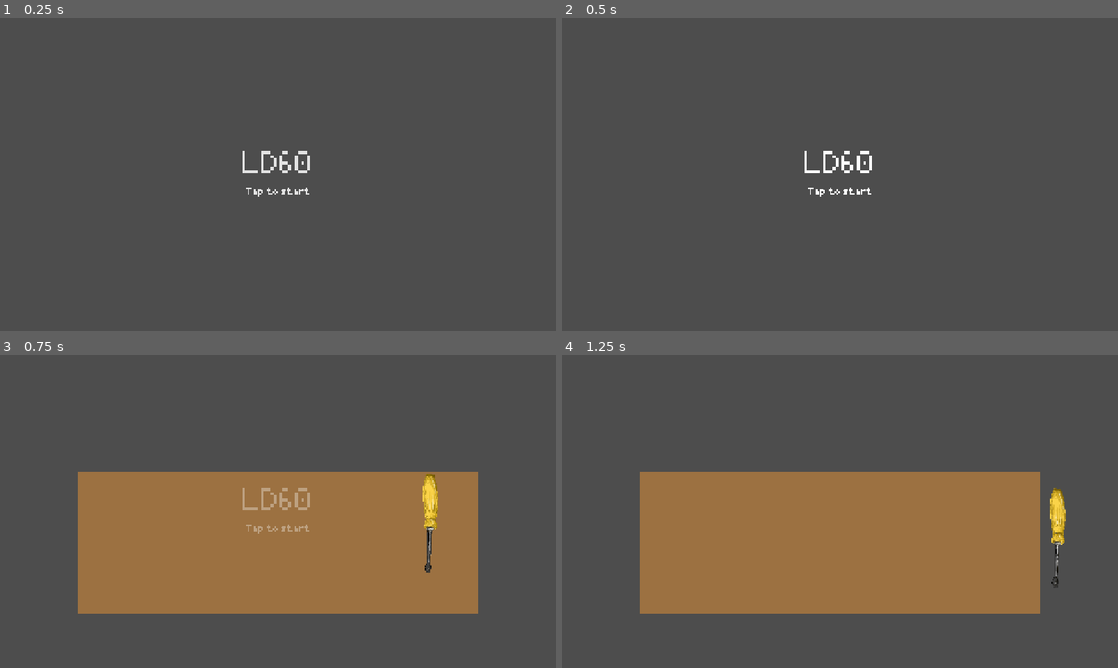
Above: before the commit, frames 1-4 (two rows, left to right).
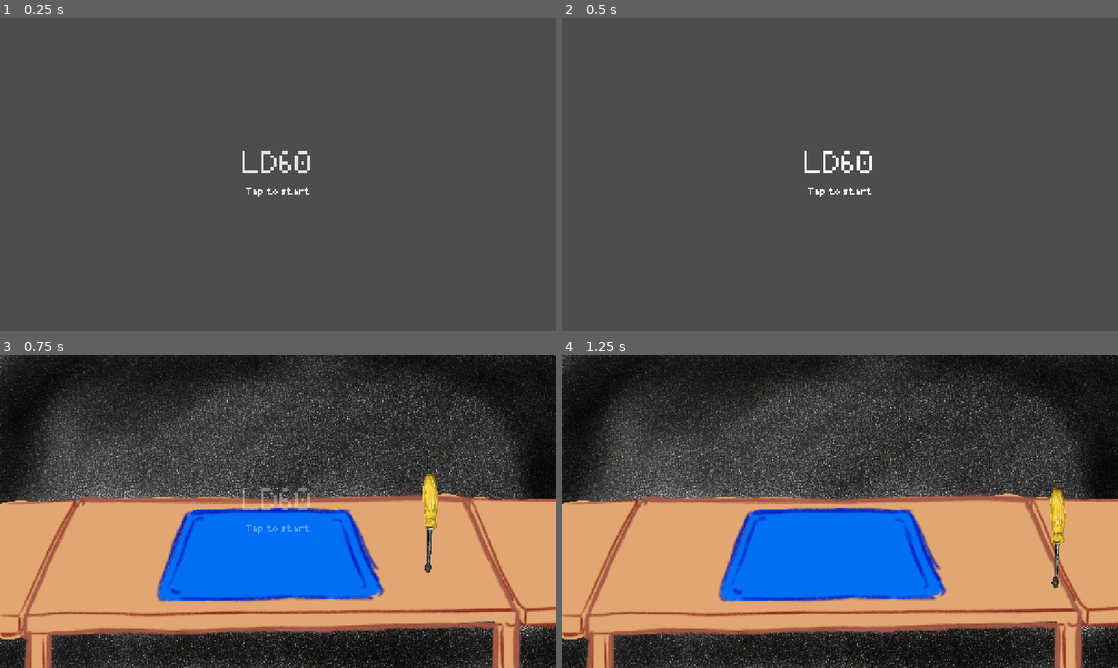
Above: after the commit, the same moments.

Repository: levilindsey/ld60
Game: Godot game, scene res://src/core/main.tscn
Two runs of this game, one before a commit and one after it. Both use one fixed random seed, a clock stepped at 60 frames per second and the inputs below.
Inputs (mouse positions are in pixels of both pictures, inside the frame that each line leads up to):
- Up to frame 1 (0.25 s): no input
- Up to frame 2 (0.5 s): no input
- Up to frame 3 (0.75 s): tap Enter at 0.5 s; move the mouse to (400, 495) at 0.52 s; hold Right (move_right) from 0.53 s (still down); hold Space (ability) from 0.53 s (still down); click (400, 495) at 0.67 s
- Up to frame 4 (1.25 s): keep holding Right (move_right); keep holding Space (ability); tap Z (jump) at 0.77 s

Frames 1-2 are identical in both runs. In frame 3, 87% of the frame differs, in the area x 0-100%, y 0-100%; in frame 4, 87%.

Commit message:
Replace desk placeholder with background image
The level now draws assets/images/props/background.png (1920x1080,
scaled to the 1280x720 viewport) as a non-interactive Sprite2D. The
demo level drops its own placeholder backdrop.

Diff:
--- a/src/level/level.tscn
+++ b/src/level/level.tscn
@@ -3,6 +3,7 @@
 [ext_resource type="Script" uid="uid://bqj50lqds4nhs" path="res://src/level/level.gd" id="1_la7um"]
 [ext_resource type="Script" uid="uid://3xax4i6teywv" path="res://src/level/camera_shaker.gd" id="2_xv147"]
 [ext_resource type="Script" uid="uid://bfo0vmq35oagd" path="res://src/level/tool_holder.gd" id="3_af42n"]
+[ext_resource type="Texture2D" path="res://assets/images/props/background.png" id="4_background"]
 
 [sub_resource type="CircleShape2D" id="CircleShape2D_giktf"]
 radius = 34.058773
@@ -18,13 +19,9 @@
 camera = NodePath("../Camera2D")
 metadata/_custom_type_script = "uid://3xax4i6teywv"
 
-[node name="DeskPlaceholder" type="ColorRect" parent="." unique_id=1889668480]
-offset_left = -460.0
-offset_top = -92.0
-offset_right = 461.0
-offset_bottom = 236.0
-mouse_filter = 2
-color = Color(0.61, 0.4448934, 0.25620002, 1)
+[node name="Background" type="Sprite2D" parent="."]
+scale = Vector2(0.6666667, 0.6666667)
+texture = ExtResource("4_background")
 
 [node name="ActiveItemPosition" type="Marker2D" parent="." unique_id=802295010]
 unique_name_in_owner = true
--- a/src/level/zaven_demo/zaven_demo_level.tscn
+++ b/src/level/zaven_demo/zaven_demo_level.tscn
@@ -45,13 +45,5 @@
 
 [node name="ZavenDemoLevel" instance=ExtResource("1_level")]
 
-[node name="Background" type="ColorRect" parent="." index="0"]
-offset_left = -640.0
-offset_top = -360.0
-offset_right = 640.0
-offset_bottom = 360.0
-mouse_filter = 2
-color = Color(0.25, 0.2, 0.17, 1)
-
 [node name="InstructionManual" parent="." instance=ExtResource("2_manual")]
 page_contents = Array[Texture2D]([SubResource("GradientTexture2D_red"), SubResource("GradientTexture2D_orange"), SubResource("GradientTexture2D_green"), SubResource("GradientTexture2D_blue"), SubResource("GradientTexture2D_purple")])
Binary file added: assets/images/props/background.png
Not shown, added: assets/images/props/background.png.import
